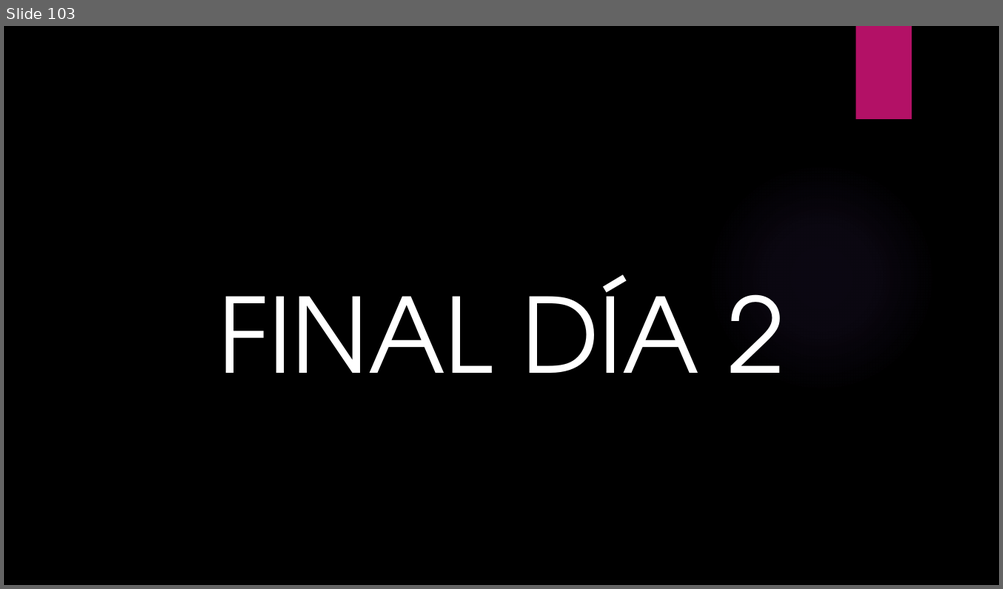
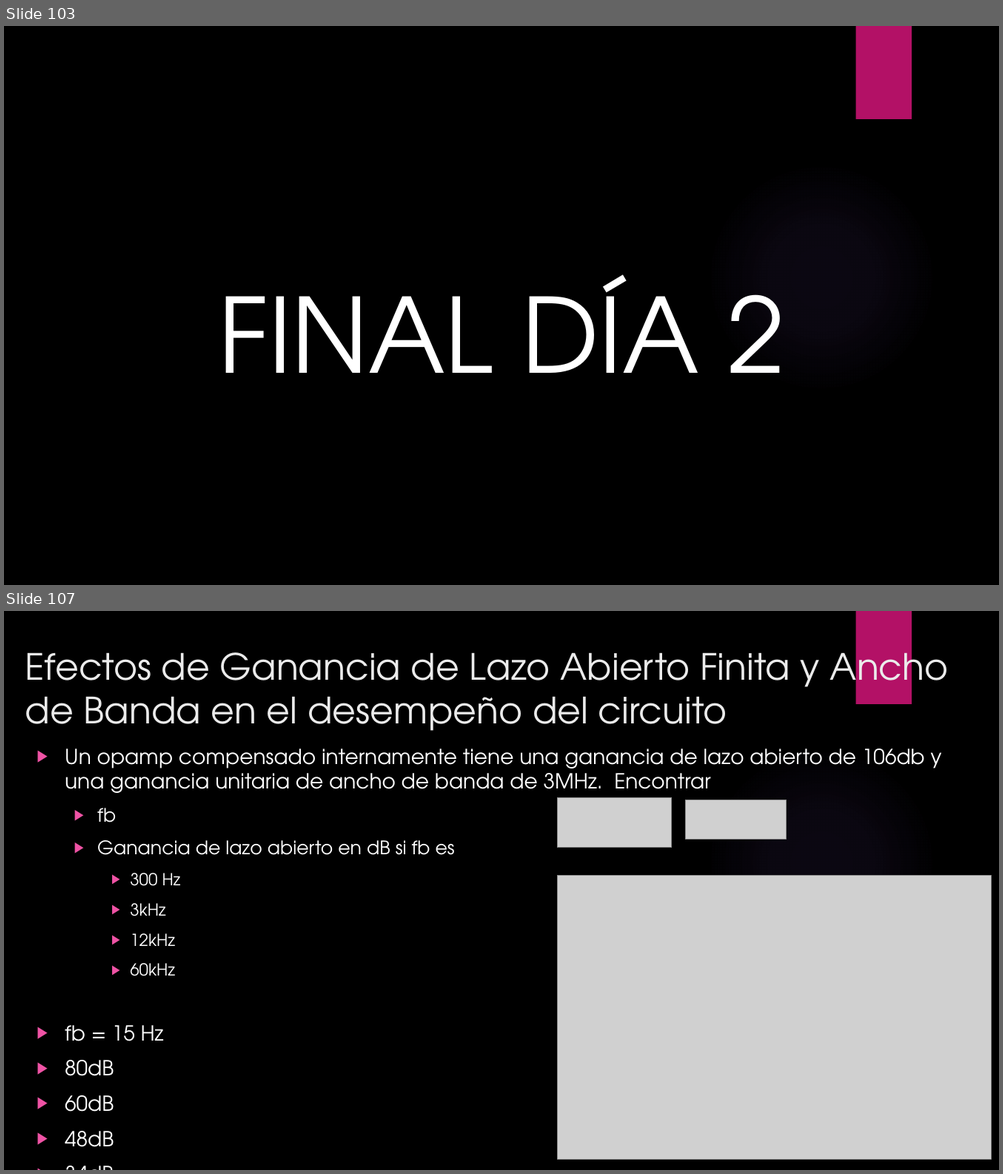
Before and after one commit to ulatinaedupa/ElectronicsII, a slide deck: Presentación/Electronica II.pptx. Shown one above the other, each under a label of ours: slide 103 before the commit, slides 103 and 107 after it; the slides between them are not shown. The pictures are 1003x589 and 1003x1174 pixels, drawn with LibreOffice and Linux fonts; fonts in the diff are those of the drawing; grey boxes stand for pictures; background and template pictures are left out. Boxes give left, top, right and bottom in pixels: in the first picture for what was removed or moved away, otherwise in the second. Text is boxed around its words. In the diff, an @@ line names an element or a change of style, - is before the commit and + after.

```diff
--- a/Presentación/Electronica II.pptx
+++ b/Presentación/Electronica II.pptx
@@ slide 107 added at (4, 611, 999, 1170), background picture (left out); not listed: 2 template elements that a slide beside it also shows @@
@@ title added at (25, 642, 948, 731), 35 pt, text #EBEBEB @@
+Efectos de Ganancia de Lazo Abierto Finita y Ancho de Banda en el desempeño del circuito
@@ text added at (65, 749, 942, 1147), 20 pt, text #FFFFFF @@
+▶ Un opamp compensado internamente tiene una ganancia de lazo abierto de 106db y una ganancia unitaria de ancho de banda de 3MHz. Encontrar
+  ▶ fb
+  ▶ Ganancia de lazo abierto en dB si fb es
+    ▶ 300 Hz
+    ▶ 3kHz
+    ▶ 12kHz
+    ▶ 60kHz
+▶ fb = 15 Hz
+▶ 80dB
+▶ 60dB
+▶ 48dB
+▶ 34dB
@@ picture added at (557, 797, 671, 848) @@
@@ picture added at (686, 800, 786, 840) @@
@@ picture added at (557, 876, 990, 1159) @@
```
Also in this commit, not shown: 1 slide changed, 18 other slides added, 2 other files.
